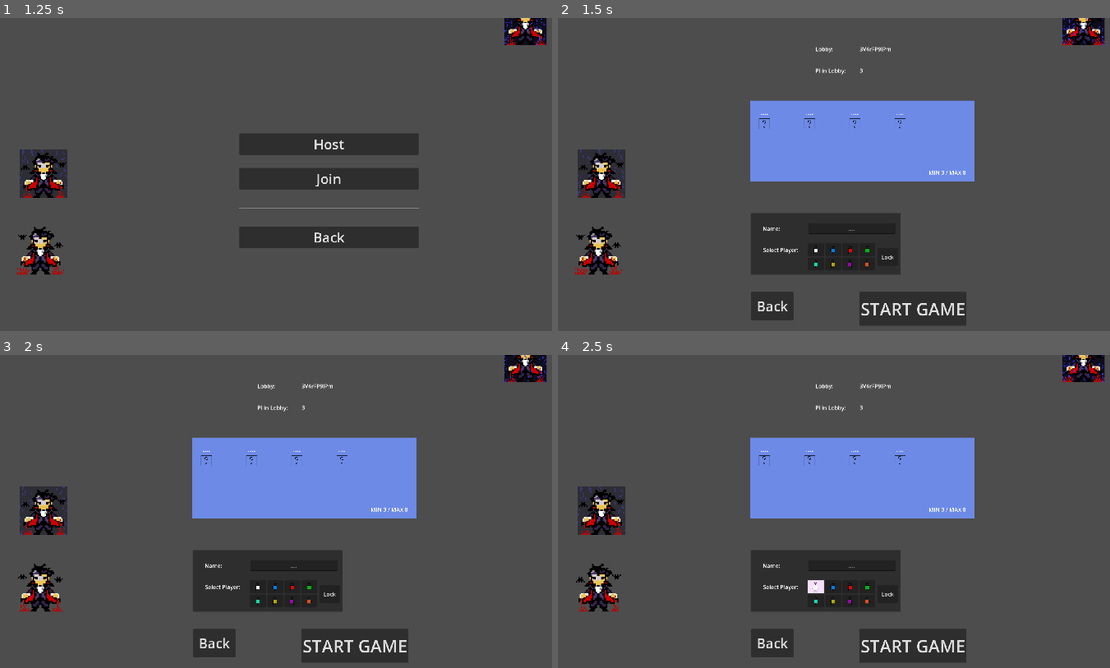
Above: before the commit, frames 1-4 (two rows, left to right).
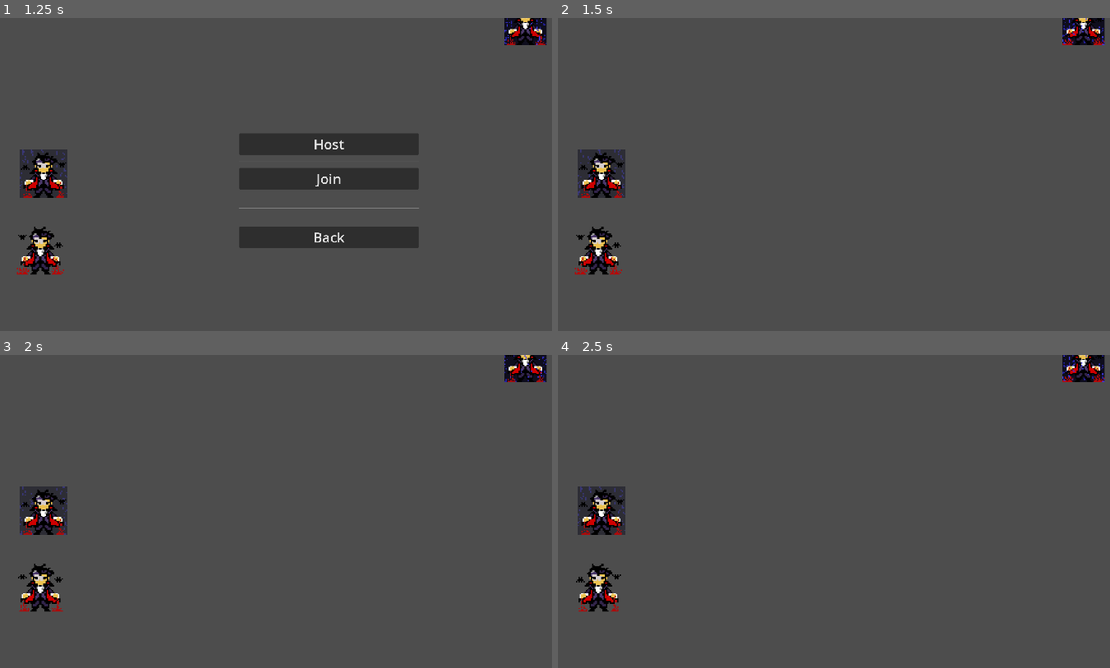
Above: after the commit, the same moments.

Repository: MVour-bz/board2D
Game: Godot game, scene res://scenes/main.tscn
The game is run twice, just before and just after one commit, with the same random seed, the same clock (stepped at 60 frames per second) and the same inputs.
Inputs (mouse positions are in pixels of both pictures, inside the frame that each line leads up to):
- Up to frame 1 (1.25 s): click "PLAY" at 0.5 s
- Up to frame 2 (1.5 s): click "Host" at 1.25 s
- Up to frame 3 (2 s): no input
- Up to frame 4 (2.5 s): click (817, 586) at 2.02 s

Frame 1 is identical in both runs. In frame 2, 19% of the frame differs, in the area x 34-76%, y 9-99%; in frame 3, 19%; in frame 4, 19%.

Commit message:
lobby updates

Diff:
--- a/project.godot
+++ b/project.godot
@@ -19,6 +19,7 @@
 
 SignalBus="*res://scripts/signal_bus.gd"
 Global="*res://scripts/global.gd"
+GameState="*res://scripts/GameState.gd"
 
 [display]
 
--- a/scenes/lobby.tscn
+++ b/scenes/lobby.tscn
@@ -36,7 +36,7 @@
 size_flags_vertical = 3
 text = "Pl in Lobby:"
 
-[node name="PlayerInLobby" type="Label" parent="GridContainer"]
+[node name="PlayersInLobby" type="Label" parent="GridContainer"]
 layout_mode = 2
 size_flags_horizontal = 3
 size_flags_vertical = 3
@@ -59,25 +59,33 @@
 anchor_right = 1.0
 anchor_bottom = 1.0
 offset_left = 25.0
-offset_top = 19.0
-offset_right = -23.0
-offset_bottom = -44.0
+offset_top = 11.0
+offset_right = -31.0
+offset_bottom = -16.0
 grow_horizontal = 2
 grow_vertical = 2
 theme_override_constants/h_separation = 100
-theme_override_constants/v_separation = 100
+theme_override_constants/v_separation = 20
 columns = 4
 
 [node name="QuestionMarkSprite" parent="LobbyPanel/LobbyContainer" instance=ExtResource("3_k5xar")]
+visible = false
 layout_mode = 2
 
 [node name="QuestionMarkSprite2" parent="LobbyPanel/LobbyContainer" instance=ExtResource("3_k5xar")]
+visible = false
 layout_mode = 2
 
 [node name="QuestionMarkSprite3" parent="LobbyPanel/LobbyContainer" instance=ExtResource("3_k5xar")]
+visible = false
 layout_mode = 2
 
 [node name="QuestionMarkSprite4" parent="LobbyPanel/LobbyContainer" instance=ExtResource("3_k5xar")]
+visible = false
+layout_mode = 2
+
+[node name="QuestionMarkSprite5" parent="LobbyPanel/LobbyContainer" instance=ExtResource("3_k5xar")]
+visible = false
 layout_mode = 2
 
 [node name="Label" type="Label" parent="LobbyPanel"]
--- a/scenes/multiplayer_controller.tscn
+++ b/scenes/multiplayer_controller.tscn
@@ -1,7 +1,6 @@
-[gd_scene load_steps=3 format=3 uid="uid://da674sadmsatf"]
+[gd_scene load_steps=2 format=3 uid="uid://da674sadmsatf"]
 
-[ext_resource type="Script" path="res://scenes/multiplayer_controller.gd" id="1_70yvx"]
-[ext_resource type="PackedScene" uid="uid://0bb1smwkkxom" path="res://scenes/lobby.tscn" id="2_3qkwm"]
+[ext_resource type="Script" path="res://scripts/multiplayer_controller.gd" id="1_70yvx"]
 
 [node name="MultiplayerController" type="Control"]
 visible = false
@@ -45,8 +44,6 @@
 theme_override_font_sizes/font_size = 40
 text = "Back
 "
-
-[node name="Lobby" parent="." instance=ExtResource("2_3qkwm")]
 
 [node name="ConnectToLobby" type="Node2D" parent="."]
 
--- a/scenes/question_mark_sprite.tscn
+++ b/scenes/question_mark_sprite.tscn
@@ -1,8 +1,20 @@
-[gd_scene load_steps=12 format=3 uid="uid://bju0vyee4sfvs"]
+[gd_scene load_steps=14 format=3 uid="uid://bju0vyee4sfvs"]
 
 [ext_resource type="Texture2D" uid="uid://c6vg4oagcsokc" path="res://assets/question_mark.png" id="1_krj8b"]
 [ext_resource type="Script" path="res://scripts/question_mark_sprite.gd" id="2_u2x53"]
 [ext_resource type="Texture2D" uid="uid://bitj45m11pwdn" path="res://assets/green.png" id="3_tp5kw"]
+
+[sub_resource type="StyleBoxFlat" id="StyleBoxFlat_scj14"]
+bg_color = Color(0.6, 0.603922, 0.576471, 0)
+border_width_left = 5
+border_width_top = 5
+border_width_right = 5
+border_width_bottom = 5
+border_color = Color(0.8, 0.8, 0.8, 0)
+border_blend = true
+
+[sub_resource type="StyleBoxFlat" id="StyleBoxFlat_s48je"]
+bg_color = Color(0.6, 0.6, 0.6, 0)
 
 [sub_resource type="AtlasTexture" id="AtlasTexture_cnbtv"]
 atlas = ExtResource("1_krj8b")
@@ -66,33 +78,75 @@
 clip_contents = true
 layout_direction = 1
 offset_top = 1.0
-offset_right = 329.0
-offset_bottom = 332.0
-size_flags_vertical = 0
+offset_right = 143.0
+offset_bottom = 142.0
+size_flags_horizontal = 3
+size_flags_vertical = 3
 script = ExtResource("2_u2x53")
 
-[node name="Label" type="Label" parent="."]
+[node name="Panel" type="Panel" parent="."]
+clip_contents = true
 layout_mode = 2
+size_flags_vertical = 3
+theme_override_styles/panel = SubResource("StyleBoxFlat_scj14")
+
+[node name="Panel" type="Panel" parent="Panel"]
+layout_mode = 1
+anchors_preset = -1
+anchor_right = 1.0
+anchor_bottom = 0.17
+offset_bottom = 0.0300007
+grow_horizontal = 2
+theme_override_styles/panel = SubResource("StyleBoxFlat_s48je")
+
+[node name="Label" type="Label" parent="Panel/Panel"]
+layout_mode = 1
+anchors_preset = 15
+anchor_right = 1.0
+anchor_bottom = 1.0
+offset_bottom = -1.0
+grow_horizontal = 2
+grow_vertical = 2
 size_flags_horizontal = 4
-theme_override_font_sizes/font_size = 20
+theme_override_font_sizes/font_size = 15
 text = "...."
 horizontal_alignment = 1
-vertical_alignment = 2
+vertical_alignment = 1
 
-[node name="AvatarTxt" type="TextureRect" parent="."]
-visible = false
-layout_mode = 2
+[node name="AvatarTxt" type="TextureRect" parent="Panel"]
+layout_mode = 1
+anchors_preset = -1
+anchor_top = 0.214
+anchor_right = 1.0
+anchor_bottom = 1.0
+offset_left = 7.0
+offset_top = -5.174
+offset_right = -3.0
+offset_bottom = 1.0
+grow_horizontal = 2
+grow_vertical = 2
 size_flags_vertical = 3
 texture = ExtResource("3_tp5kw")
+expand_mode = 3
 stretch_mode = 5
 
-[node name="QMark" type="TextureRect" parent="."]
-layout_mode = 2
+[node name="QMark" type="TextureRect" parent="Panel"]
+visible = false
+layout_mode = 1
+anchors_preset = -1
+anchor_top = 0.19
+anchor_right = 1.0
+anchor_bottom = 0.913
+offset_top = 0.0599976
+offset_right = 1.0
+offset_bottom = -0.0380096
+grow_horizontal = 2
+grow_vertical = 2
 size_flags_vertical = 3
 texture = SubResource("AtlasTexture_cnbtv")
-stretch_mode = 1
+stretch_mode = 5
 
-[node name="AnimationPlayer" type="AnimationPlayer" parent="QMark"]
+[node name="AnimationPlayer" type="AnimationPlayer" parent="Panel/QMark"]
 libraries = {
 "": SubResource("AnimationLibrary_p3rvk")
 }
--- a/scenes/select_player_icon_button.tscn
+++ b/scenes/select_player_icon_button.tscn
@@ -1,9 +1,6 @@
-[gd_scene load_steps=4 format=3 uid="uid://dlt5yrqwpmxem"]
+[gd_scene load_steps=3 format=3 uid="uid://dlt5yrqwpmxem"]
 
 [ext_resource type="Script" path="res://scripts/select_player_icon_button.gd" id="1_wdbps"]
-
-[sub_resource type="StyleBoxFlat" id="StyleBoxFlat_q7w76"]
-bg_color = Color(0.954646, 0.877293, 0.9815, 1)
 
 [sub_resource type="StyleBoxFlat" id="StyleBoxFlat_rbb4f"]
 bg_color = Color(0.952941, 0.878431, 0.980392, 1)
@@ -13,7 +10,6 @@
 offset_bottom = 8.0
 size_flags_horizontal = 3
 size_flags_vertical = 3
-theme_override_styles/focus = SubResource("StyleBoxFlat_q7w76")
 theme_override_styles/pressed = SubResource("StyleBoxFlat_rbb4f")
 toggle_mode = true
 icon_alignment = 1
--- /dev/null
+++ b/scripts/GameState.gd
@@ -0,0 +1,22 @@
+extends Node
+
+enum GamePhase {
+	IN_LOBBY,
+	GAME_STARTED,
+	ENDED
+}
+
+var game_phase_status
+
+var players = {}
+
+var active_player = {
+	"id": 0,
+	"turn": 0,
+	"sprite_color": "",
+	"pawn": "",
+	"name": "",
+	"board_scene": "",
+	"main_scene": "",
+	"character": "",
+}
--- a/scripts/create_player.gd
+++ b/scripts/create_player.gd
@@ -13,6 +13,7 @@
 
 func _ready():
 	SignalBus.connect("_new_game", _on_new_game)
+	reset_buttons()
 	pass
 
 
@@ -61,8 +62,8 @@
 func reserve_btn(btn_color):
 	color = btn_color
 	Global.pawns[btn_color].availabe = false
-	Global.pawns[btn_color].player = Global.active_player
-	Global.active_player["pawn"] = btn_color
+	Global.pawns[btn_color].player = GameState.active_player
+	GameState.active_player["pawn"] = btn_color
 
 	SignalBus._avatar_reserved.emit(btn_color)
 
@@ -84,7 +85,7 @@
 
 func _on_lock_button_pressed() -> void:
 	#pass
-	Global.active_player.name = name_line.text
-	Global.active_player.pawn = color # no need of r hits -->  its already set above inside the reserve btn
+	GameState.active_player.name = name_line.text
+	GameState.active_player.pawn = color # no need of r hits -->  its already set above inside the reserve btn
 	SignalBus._avatar_created.emit(name_line.text , color)
-	print("creating: " , name_line.text, " , ", color)
+	#print("creating: " , name_line.text, " , ", color)
--- a/scripts/lobby.gd
+++ b/scripts/lobby.gd
@@ -6,8 +6,9 @@
 @onready var lobby_container: GridContainer = $LobbyPanel/LobbyContainer
 @onready var lobby_id: Label = $GridContainer/LobbyId
 @onready var start_game_button: Button = $StartGameButton
+@onready var players_in_lobby: Label = $GridContainer/PlayersInLobby
 
-var q_marks = {}
+@export var q_marks = {}
 
 #var question_mark_texture = preload("")
 var max_players = 8
@@ -15,8 +16,6 @@
 func _ready():
 	SignalBus._avatar_created.connect(_on_avatar_created)
 
-	if not multiplayer.is_server():
-		start_game_button.hide()
 	pass
 
 #@rpc("any_peer", "call_local")
@@ -24,6 +23,9 @@
 	lobbyId = id
 	lobby_id.text = id
 
+	print("multiplayr is server: ", multiplayer.is_server(), " / ", multiplayer.get_unique_id())
+	if not multiplayer.is_server():
+		start_game_button.hide()
 
 
 func _on_player_joined(player):
@@ -32,15 +34,15 @@
 
 func _on_avatar_created(name, color):
 	print("Sharing avatar")
-	share_avatar.rpc(Global.active_player)
+	share_avatar.rpc(GameState.active_player)
 
 
 @rpc("any_peer", "call_local")
 func share_avatar(player):
 	# update player info
-	Global.players[player.id] = player
+	GameState.players[player.id] = player
 	# update pawns
-	Global.pawns[player.pawn].player = player
+	Global.pawns[player.pawn].player = player.name
 	Global.pawns[player.pawn].available = false
 
 	q_marks[player.id].set_sprite_name(player.name)
@@ -50,16 +52,23 @@
 
 @rpc("any_peer")
 func lobby_add_player(player):
-	print("Lobby: addig player: " , player)
-	Global.players[player.id] = (player)
-	var new_q_mark = question_mark_sprite.instantiate()
-	lobby_container.add_child(new_q_mark)
-	q_marks[player.id] = new_q_mark
+	print("Lobby: adding player: " , player)
+
+	GameState.players[player.id] = (player)
+	if multiplayer.is_server():
+		player = set_temp_name(player)
+
+	if not q_marks.has(player.id):
+		var new_q_mark = question_mark_sprite.instantiate()
+		lobby_container.add_child(new_q_mark)
+		new_q_mark.init(player)
+		q_marks[player.id] = new_q_mark
 
 	if multiplayer.is_server():
-		for pl in Global.players:
-			lobby_add_player.rpc(Global.players[pl])
-	print("q_marks: ", q_marks.size())
+		for pl in GameState.players:
+			lobby_add_player.rpc(GameState.players[pl])
+
+	players_in_lobby.text = str(GameState.players.size())
 
 
 
@@ -70,6 +79,25 @@
 func _on_start_game_pressed() -> void:
 	start_game.rpc()
 
+func set_temp_name(player):
+	print("edw")
+	if not player.name == null:
+		print("edw edw")
+		if player.name == "":
+			var name = "Player_" + str(GameState.players.size())
+			print("new name: ", name)
+			player.name = name
+			GameState.players[player.id].name = name
+			if GameState.active_player.id == player.id:
+				GameState.active_player.name = 	name
+	return player
+
+
+
+
+
+
+
 @rpc("any_peer", "call_local")
 func start_game():
 	SignalBus._start_game.emit(lobbyId)
--- a/scenes/multiplayer_controller.gd
+++ b/scripts/multiplayer_controller.gd
@@ -1,10 +1,12 @@
 class_name MultiplayerController extends Control
 
 @onready var multiplayer_menu_container: VBoxContainer = $MultiplayerMenuContainer
-@onready var lobby: Lobby = $Lobby
+#@onready var lobby: Lobby = $Lobby
 @onready var line_edit: LineEdit = $ConnectToLobby/Panel/LineEdit
 @onready var connect_to_lobby: Node2D = $ConnectToLobby
 @onready var return_button: Button = $ConnectToLobby/Panel/ReturnButton
+@onready var lobby_scene : PackedScene = preload("res://scenes/lobby.tscn")
+var lobby : Lobby
 
 var peer
 var chars = "ABCDEFGHIJKLMNOPQRSTUVWXYZabcdefghijklmnopqrstuvwxyz0123456789".split("")
@@ -31,7 +33,9 @@
 
 func _on_join_pressed() -> void:
 	connect_to_lobby.show()
-	lobby.hide()
+	if lobby:
+		lobby.queue_free()
+		lobby = null
 	multiplayer_menu_container.hide()
 	pass # Replace with function body.
 
@@ -40,27 +44,24 @@
 	multiplayer_menu_container.hide()
 	connect_to_lobby.hide()
 
-	lobby.show()
-	lobby.lobby_init(create_lobby_id())
 
 	create_host()
 	pass # Replace with function body.
 
 
 func _on_connect_lobby_button_pressed() -> void:
-	var lobby_id = line_edit.text
-	connect_to_lobby.hide()
-	lobby.show()
-	lobby.lobby_init(lobby_id)
+
 	create_client()
 	pass # Replace with function body.
 
 
 func _on_visibility_changed() -> void:
-	print("self.visible: " , self.visible)
+	#print("self.visible: " , self.visible)
 	if self.visible:
 		multiplayer_menu_container.show()
-		lobby.hide()
+		if lobby:
+			lobby.queue_free()
+			lobby = null
 		connect_to_lobby.hide()
 
 
@@ -108,8 +109,8 @@
 func _on_connected_to_server():
 	print("Connected to Server!")
 
-	Global.active_player.id = multiplayer.get_unique_id()
-	lobby.lobby_add_player.rpc_id(1, Global.active_player)
+	GameState.active_player.id = multiplayer.get_unique_id()
+	lobby.lobby_add_player.rpc_id(1, GameState.active_player)
 
 # only from the clients
 func _on_connecion_failed():
@@ -127,15 +128,33 @@
 	multiplayer.set_multiplayer_peer(peer)
 	print("Waiting For Players")
 
-	Global.active_player.id = multiplayer.get_unique_id()
-	lobby.lobby_add_player(Global.active_player)
+	GameState.active_player.id = multiplayer.get_unique_id()
+
+
+	lobby = lobby_scene.instantiate()
+	add_child(lobby)
+	lobby.show()
+	lobby.lobby_init(create_lobby_id())
+	lobby.lobby_add_player(GameState.active_player)
 
 
 func create_client():
 	peer = ENetMultiplayerPeer.new()
 	peer.create_client(address, port)
+
+
 	peer.get_host().compress(ENetConnection.COMPRESS_RANGE_CODER)
 	multiplayer.set_multiplayer_peer(peer)
+
+	GameState.active_player.id = multiplayer.get_unique_id()
+
+	var lobby_id = line_edit.text
+	connect_to_lobby.hide()
+	if not lobby:
+		lobby = lobby_scene.instantiate()
+		add_child(lobby)
+		lobby.lobby_init(lobby_id)
+
 
 
 
@@ -148,3 +167,24 @@
 
 func _on_start_game(id):
 	pass
+
+
+
+
+
+@rpc("any_peer")
+func update_player_info(player):
+	GameState.player[player.id] = player
+	if GameState.active_player.id == player.id:
+		GameState.active_player = player
+
+	if multiplayer.is_server():
+		for pl in GameState.players:
+			update_player_info.rpc(player)
+
+
+@rpc("any_peer")
+func set_state(GAME_PHASE, players):
+	GameState.game_phase_status = GAME_PHASE
+	GameState.players = players
+	pass
--- a/scripts/play_scene.gd
+++ b/scripts/play_scene.gd
@@ -12,8 +12,8 @@
 
 
 func _on_avatar_created(name, color):
-	print("mphke")
+	#print("mphke")
 	player_info.text = ""
-	for attr in Global.active_player:
-		if Global.active_player[attr] != "":
-			player_info.text += Global.active_player[attr] + " ~/~ "
+	for attr in GameState.active_player:
+		if GameState.active_player[attr] != "":
+			player_info.text += GameState.active_player[attr] + " ~/~ "
--- a/scripts/question_mark_sprite.gd
+++ b/scripts/question_mark_sprite.gd
@@ -1,13 +1,37 @@
 class_name QuestionMarkSprite extends Control
 
-@onready var label: Label = $Label
-@onready var avatar_txt: TextureRect = $AvatarTxt
-@onready var q_mark: TextureRect = $QMark
+@onready var label: Label = $Panel/Panel/Label
+@onready var avatar_txt: TextureRect = $Panel/AvatarTxt
+@onready var q_mark: TextureRect = $Panel/QMark
+@onready var panel: Panel = $Panel
 
+var pl_id = ""
 
 func _ready():
 	q_mark.show()
 	avatar_txt.hide()
+	#if Global.active_player
+
+func init(player):
+	if player.pawn:
+		if player.pawn != "":
+			use_texture(player.pawn)
+			Global.pawns[player.pawn].available = false
+	if player.name:
+		if player.name != "":
+			set_sprite_name(player.name)
+	print("// TRY UPDATE BORDER // ")
+	print("Active player: " , GameState.active_player.id)
+	print("Player: ", player.id)
+	pl_id = player.id
+	if GameState.active_player.id == player.id:
+		print("mphke")
+		var themeBox : StyleBoxFlat = StyleBoxFlat.new()
+		themeBox.border_color = "#e73da7"
+		panel.theme_override_styles["panel"] = themeBox
+		#cccccc
+	print("-- STOP UPDATE BORDER --")
+
 
 func use_texture(color : String):
 	q_mark.hide()
